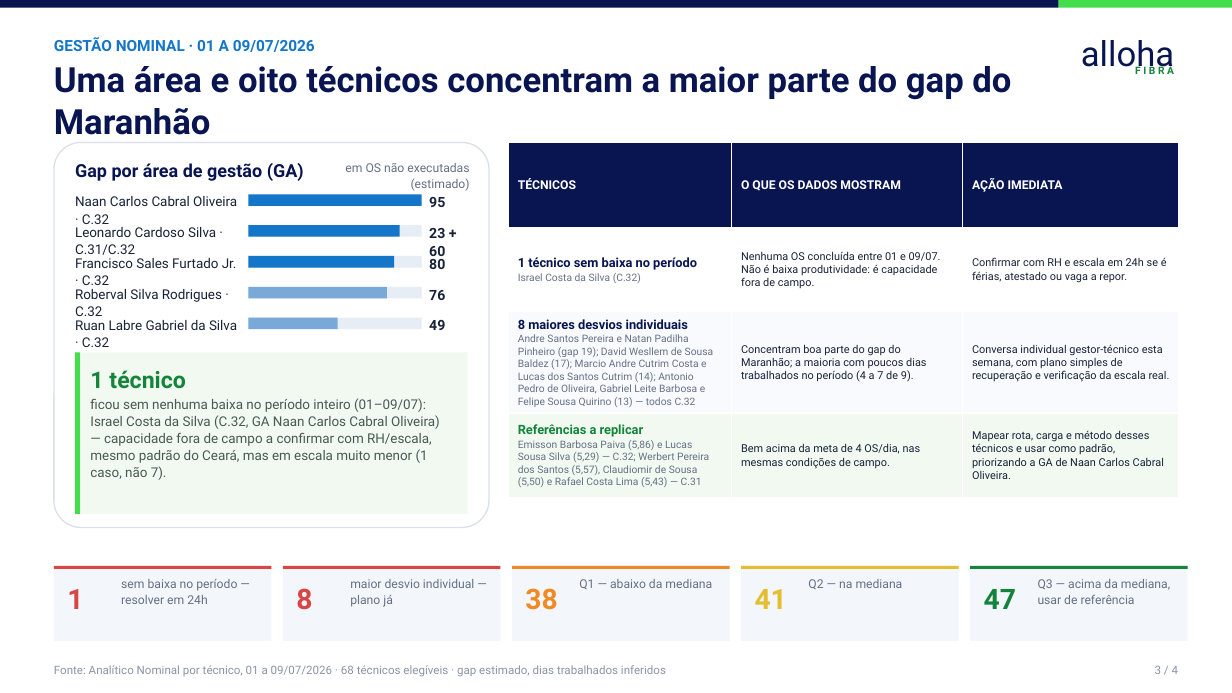
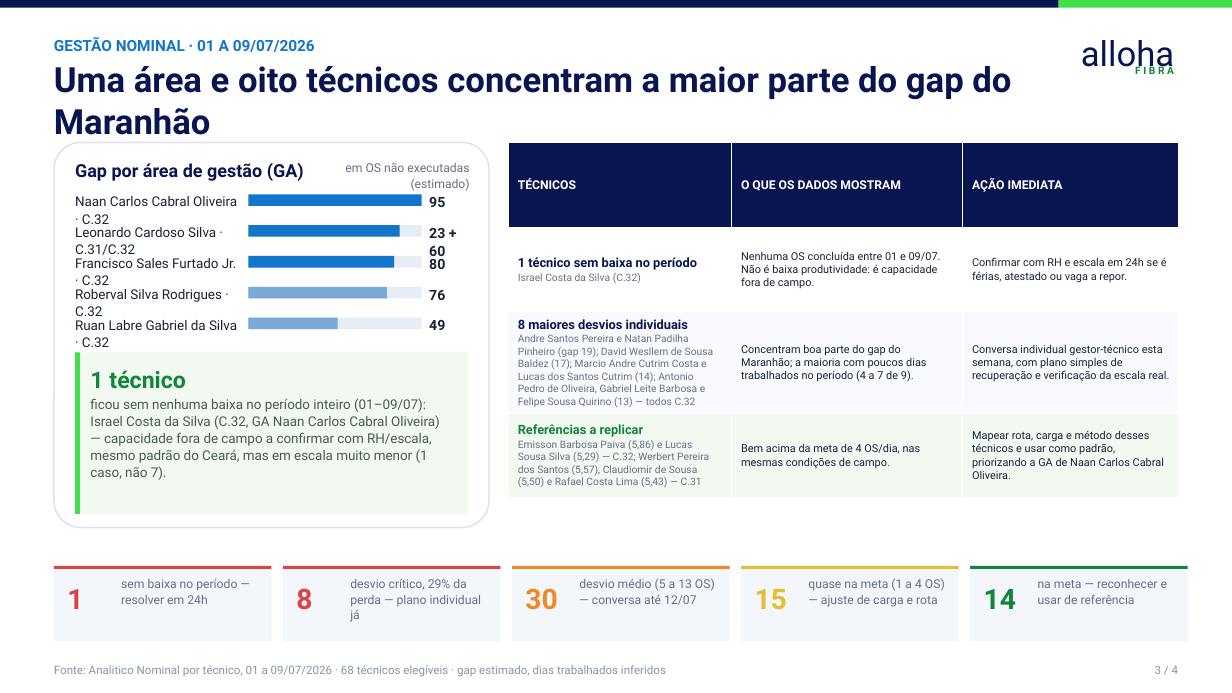
Before and after one commit to durthvader/megabrain, a slide deck: slide 3 of outputs/3ps/3Ps_MaranhaoPiaui_Executivo.pptx. Drawn at 1232x693 pixels with LibreOffice and Linux fonts; fonts in the diff are those of the drawing. Boxes give left, top, right and bottom in pixels: in the first picture for what was removed or moved away, otherwise in the second. Text is boxed around its words. In the diff, an @@ line names an element or a change of style, - is before the commit and + after.

```diff
--- a/outputs/3ps/3Ps_MaranhaoPiaui_Executivo.pptx
+++ b/outputs/3ps/3Ps_MaranhaoPiaui_Executivo.pptx
@@ text at (350, 579, 481, 622): text changed @@
-maior desvio individual — plano já
+desvio crítico, 29% da perda — plano individual já
@@ text at (525, 588, 557, 610): text changed @@
-38
+30
@@ text at (579, 578, 715, 605): text changed @@
-Q1 — abaixo da mediana
+desvio médio (5 a 13 OS) — conversa até 12/07
@@ text at (755, 589, 787, 610): text changed @@
-41
+15
@@ text at (808, 578, 945, 607): text changed @@
-Q2 — na mediana
+quase na meta (1 a 4 OS) — ajuste de carga e rota
@@ text at (984, 589, 1016, 609): text changed @@
-47
+14
@@ text at (1038, 579, 1167, 604): text changed @@
-Q3 — acima da mediana, usar de referência
+na meta — reconhecer e usar de referência
```
Also in this commit, not shown: 1 other file.
